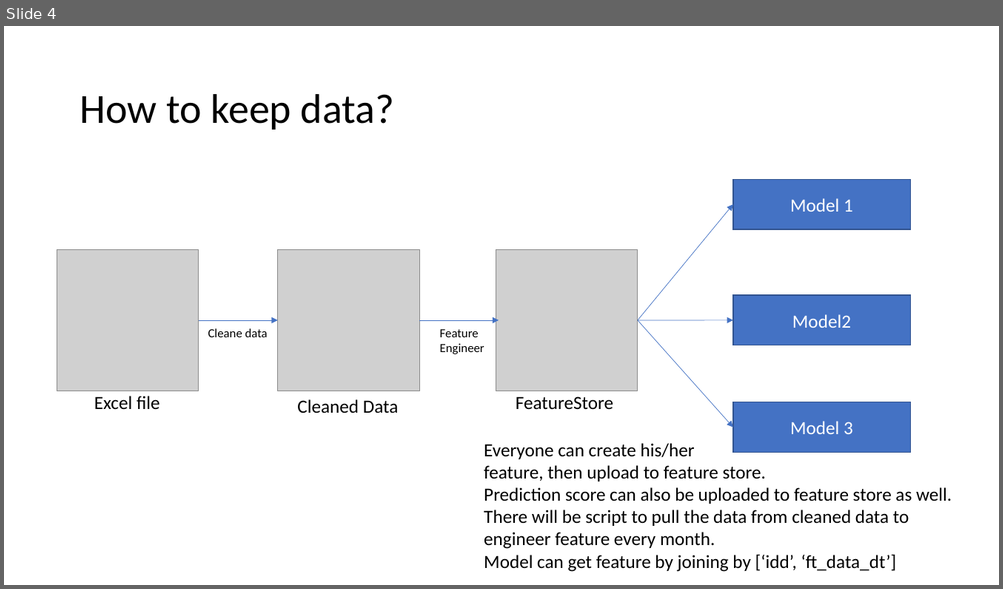
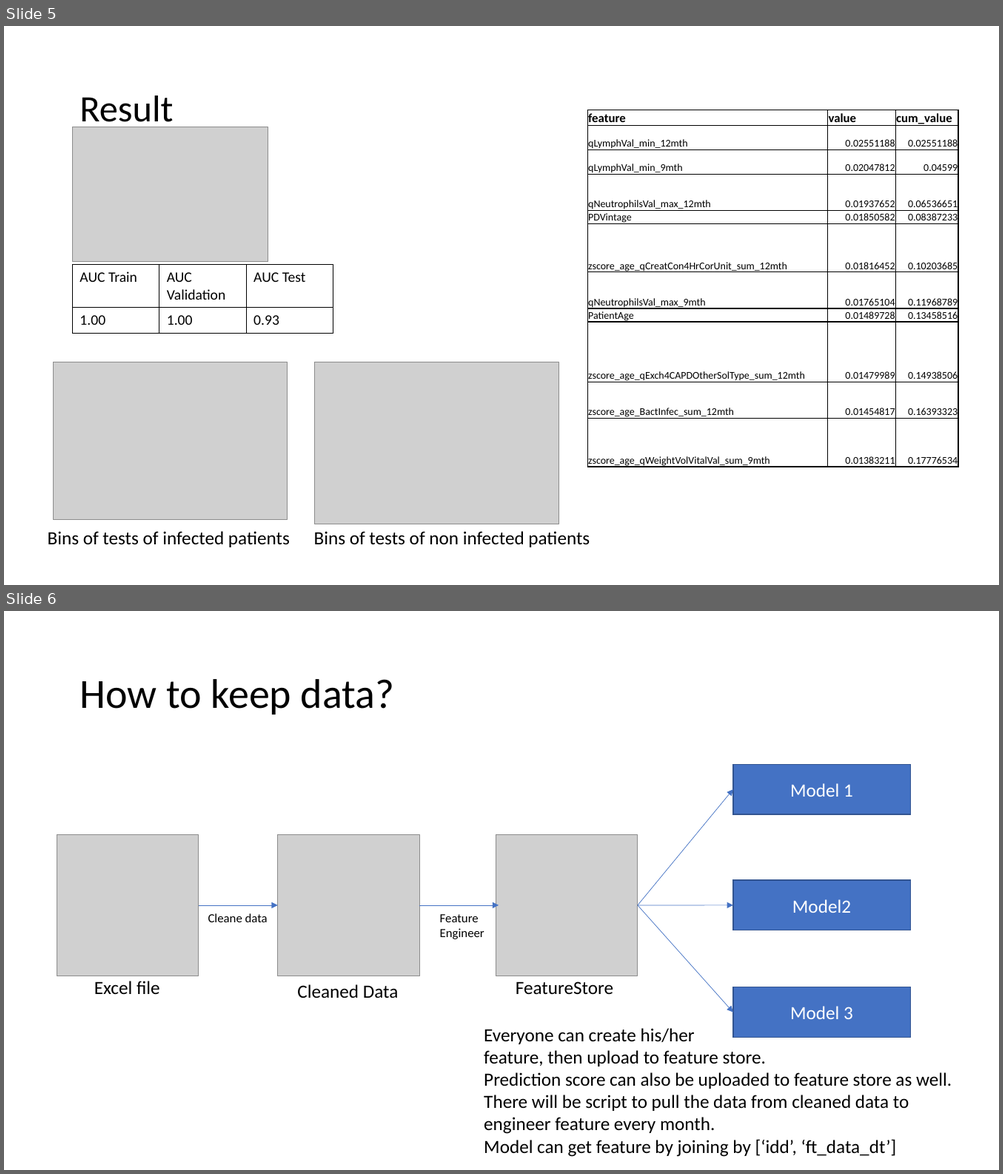
Before and after one commit to Jack47744/Kiddi, a slide deck: Slide.pptx. Shown one above the other, each under a label of ours: slide 4 before the commit, slides 5 and 6 after it. The pictures are 1003x589 and 1003x1174 pixels, drawn with LibreOffice and Linux fonts; fonts in the diff are those of the drawing; grey boxes stand for pictures. Boxes give left, top, right and bottom in pixels: in the first picture for what was removed or moved away, otherwise in the second. Text is boxed around its words. In the diff, an @@ line names an element or a change of style, - is before the commit and + after.

Commit message:
add slide

```diff
--- a/Slide.pptx
+++ b/Slide.pptx
@@ slide 5 added at box(4, 26, 999, 585), background #FFFFFF @@
@@ title added at box(79, 96, 173, 130), 36 pt, text #000000 @@
+Result
@@ table added at box(587, 110, 959, 470), 11 rows, 3 columns @@
+feature | value | cum_value
+qLymphVal_min_12mth | 0.02551188 | 0.02551188
+qLymphVal_min_9mth | 0.02047812 | 0.04599
+qNeutrophilsVal_max_12mth | 0.01937652 | 0.06536651
+PDVintage | 0.01850582 | 0.08387233
+zscore_age_qCreatCon4HrCorUnit_sum_12mth | 0.01816452 | 0.10203685
+qNeutrophilsVal_max_9mth | 0.01765104 | 0.11968789
+PatientAge | 0.01489728 | 0.13458516
+zscore_age_qExch4CAPDOtherSolType_sum_12mth | 0.01479989 | 0.14938506
+zscore_age_BactInfec_sum_12mth | 0.01454817 | 0.16393323
+zscore_age_qWeightVolVitalVal_sum_9mth | 0.01383211 | 0.17776534
@@ picture added at box(73, 127, 268, 262) @@
@@ table added at box(73, 265, 333, 332), 2 rows, 3 columns @@
+AUC Train | AUC Validation | AUC Test
+1.00 | 1.00 | 0.93
@@ picture added at box(54, 363, 287, 520) @@
@@ picture added at box(314, 363, 558, 525) @@
@@ text added at box(48, 531, 290, 548), 18 pt, text #000000 @@
+Bins of tests of infected patients
@@ text added at box(314, 531, 589, 548), 18 pt, text #000000 @@
+Bins of tests of non infected patients
@@ what was slide 4 is now slide 6 @@
```
Also in this commit, not shown: 1 other slide added, 1 other file.
